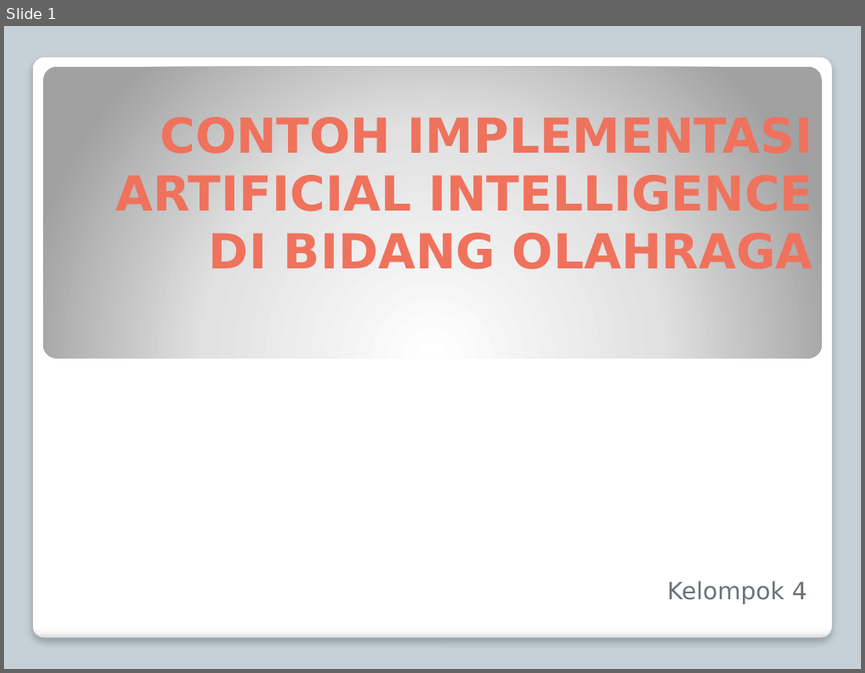
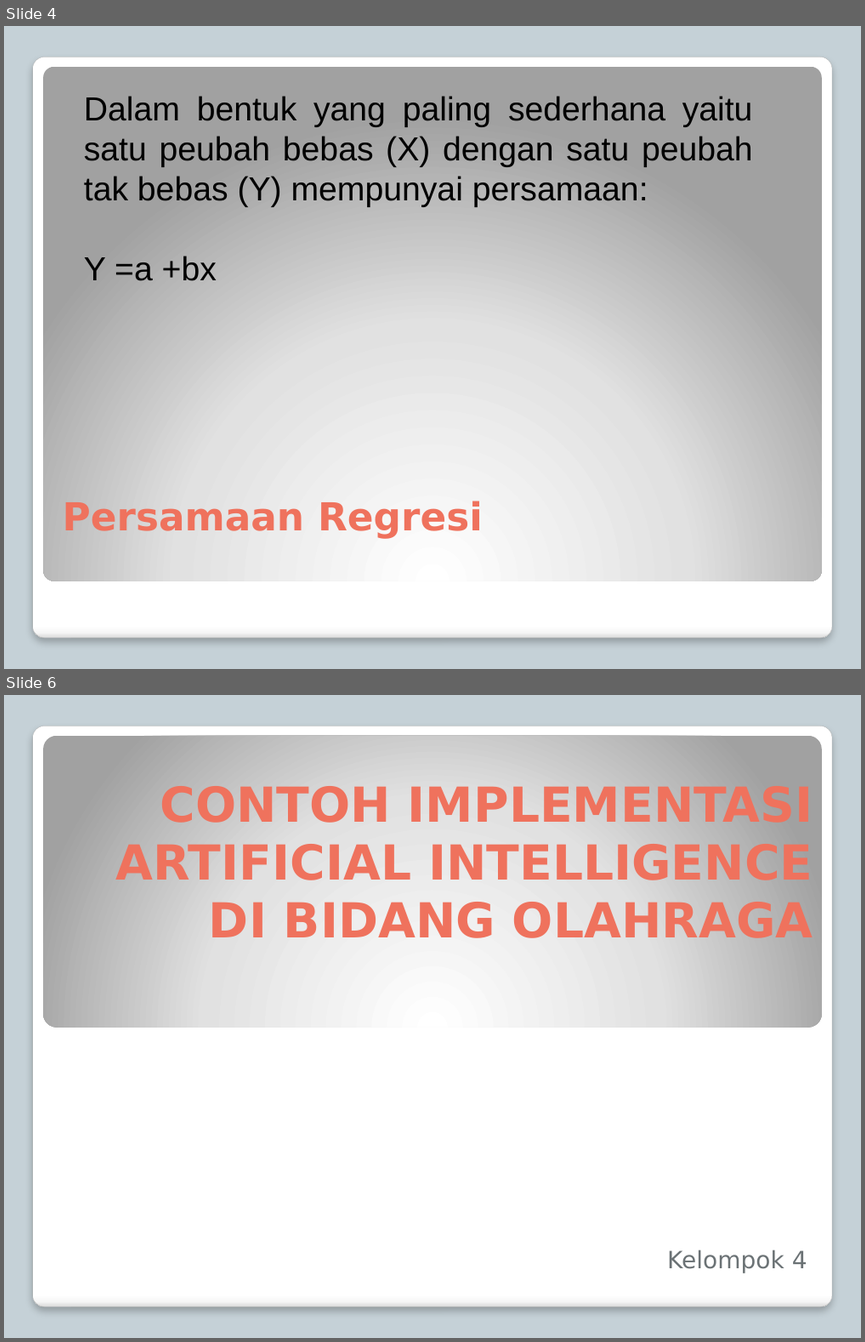
Before and after one commit to yudhapatria/Pengantar-Algoritma-Deep-Learning, a slide deck: Tugas 3/Kelompok 4.pptx. Shown one above the other, each under a label of ours: slide 1 before the commit, slides 4 and 6 after it; the slides between them are not shown. The pictures are 865x673 and 865x1342 pixels, drawn with LibreOffice and Linux fonts; fonts in the diff are those of the drawing. Boxes give left, top, right and bottom in pixels: in the first picture for what was removed or moved away, otherwise in the second. Text is boxed around its words. In the diff, an @@ line names an element or a change of style, - is before the commit and + after.

```diff
--- a/Tugas 3/Kelompok 4.pptx
+++ b/Tugas 3/Kelompok 4.pptx
@@ slide 4 added at [4,26,861,669], background #C5D1D7; not listed: 1 template element that a slide beside it also shows @@
@@ rounded rectangle added at [43,66,822,580], fill gradient #FFFFFF to #E1E1E1 to #A2A2A2 @@
@@ text added at [84,96,753,281], 28 pt, text #000000 @@
+Dalam bentuk yang paling sederhana yaitu satu peubah bebas (X) dengan satu peubah tak bebas (Y) mempunyai persamaan:
+Y =a +bx
@@ title added at [63,499,483,539], 32.4 pt, text #F0735E, bold @@
+Persamaan Regresi
@@ what was slide 1 is now slide 6 @@
```
Also in this commit, not shown: 4 other slides added, 1 other file.
